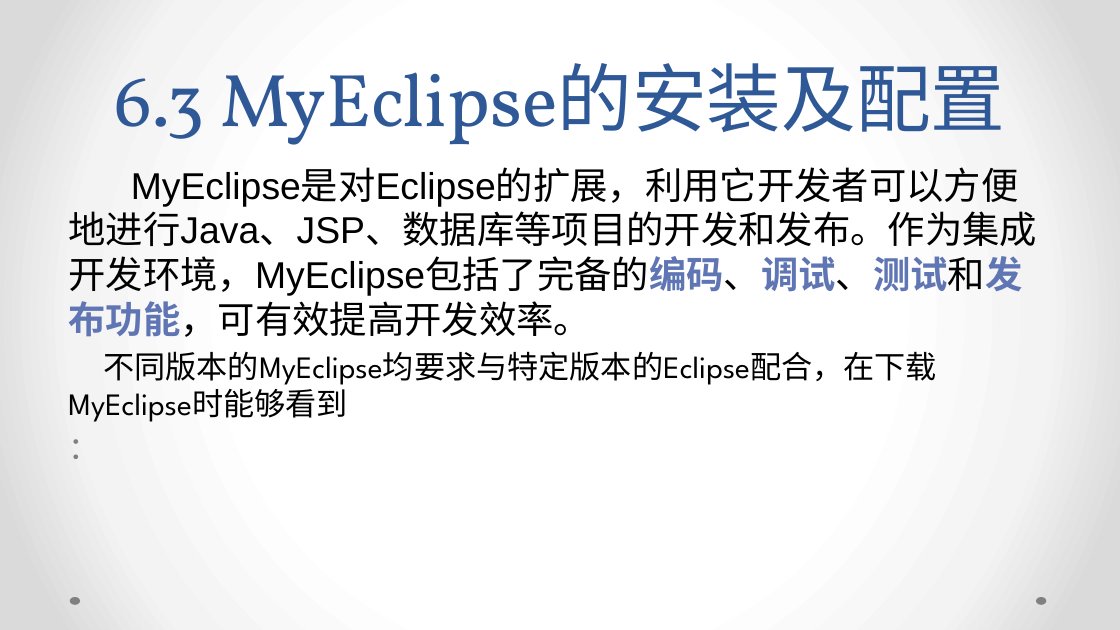
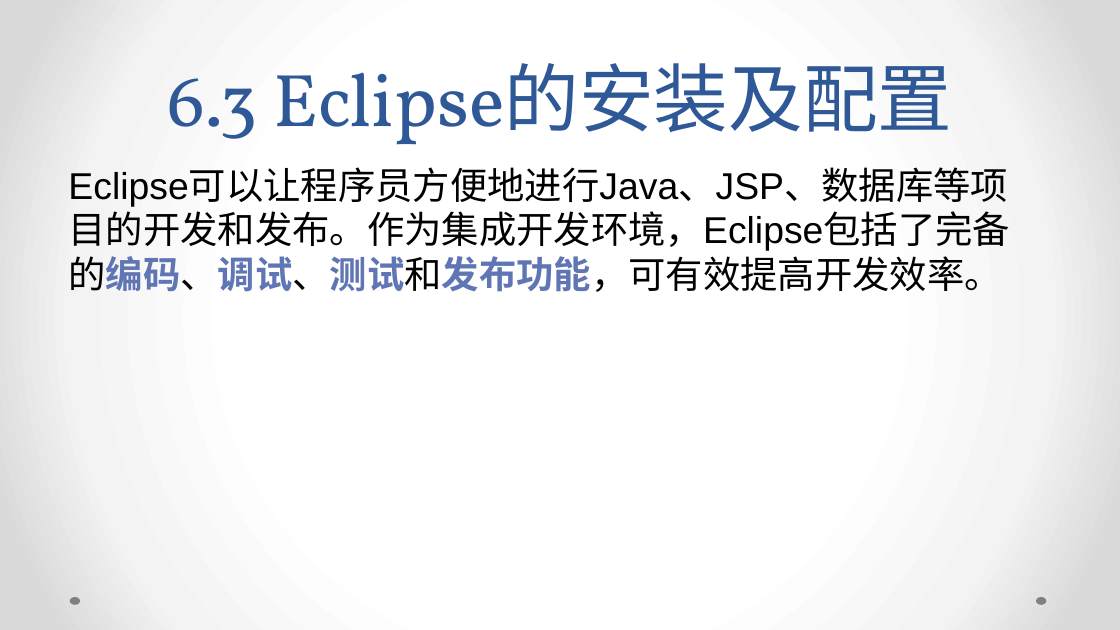
Before and after one commit to xdwenhaoyu/WEB_JSP, a slide deck: slide 22 of JSP PPT/第06章 开发运行环境.pptx. Drawn at 1120x630 pixels with LibreOffice and Linux fonts; fonts in the diff are those of the drawing. Boxes give left, top, right and bottom in pixels: in the first picture for what was removed or moved away, otherwise in the second. Text is boxed around its words. In the diff, an @@ line names an element or a change of style, - is before the commit and + after.

```diff
--- a/JSP PPT/第06章 开发运行环境.pptx
+++ b/JSP PPT/第06章 开发运行环境.pptx
@@ title at [168, 63, 952, 145]: text changed @@
-6.3 MyEclipse的安装及配置
+6.3 Eclipse的安装及配置
@@ text at [68, 169, 1010, 292]: text changed @@
-MyEclipse是对Eclipse的扩展，利用它开发者可以方便地进行Java、JSP、数据库等项目的开发和发布。作为集成开发环境，MyEclipse包括了完备的编码、调试、测试和发布功能，可有效提高开发效率。
-不同版本的MyEclipse均要求与特定版本的Eclipse配合，在下载MyEclipse时能够看到
-：
+Eclipse可以让程序员方便地进行Java、JSP、数据库等项目的开发和发布。作为集成开发环境，Eclipse包括了完备的编码、调试、测试和发布功能，可有效提高开发效率。
```
Also in this commit, not shown: 6 slides removed, 8 other files.
